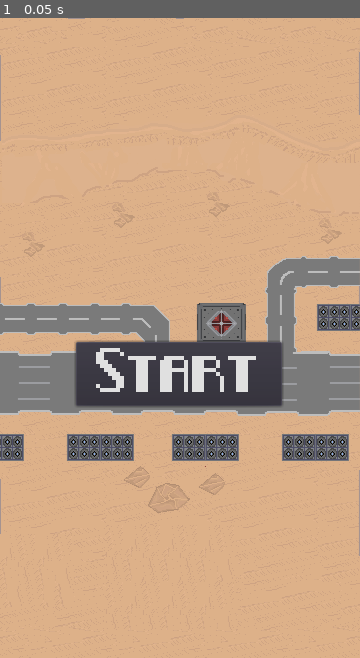
Above: before the commit, frame 1.
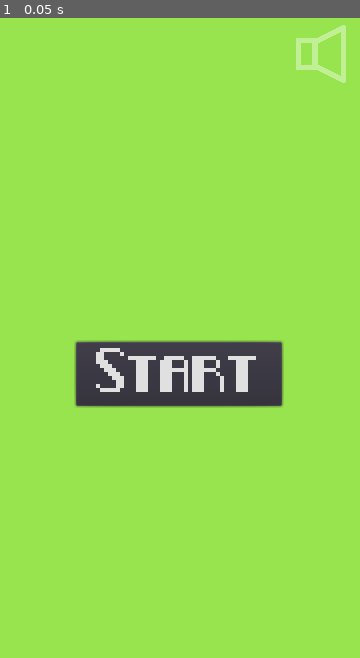
Above: after the commit, the same moment.

Repository: JordonR96/Hyper-Planet
Game: Godot game, scene res://Main.tscn
The game is run twice, just before and just after one commit, with the same random seed, the same clock (stepped at 60 frames per second) and the same inputs. Sound files missing from this copy of the repository are replaced by a short silence.
Inputs:
- Up to frame 1 (0.05 s): no input

The runs differ from the first frame. In frame 1, 94% of the frame differs, in the area x 0-100%, y 0-100%.

Commit message:
sound button, menu, tested general functionality
sound button, menu, tested general functionality

Diff:
--- a/Main.gd
+++ b/Main.gd
@@ -18,6 +18,12 @@
 var score = 0;
 
 var screen_size
+
+
+var sound = true
+var soundOnImagePath = preload('res://Art/BG/sound_icon.png')
+var soundOffImagePath = preload('res://Art/BG/sound_icon_mute.png')
+
 
 var player_speed
 export (int) var bg_tile_count_x = 6
@@ -44,6 +50,9 @@
 signal destroy_all_enemies
 # Called when the node enters the scene tree for the first time.
 func _ready():
+	$Camera2D/HUD/MuteButton.set_button_icon(soundOnImagePath)
+	$Camera2D/HUD/MuteButton.disabled = true
+
 	playing = false
 	$Camera2D.make_current();
 	screen_size = get_viewport_rect().size
@@ -89,17 +98,21 @@
 	player = playerScene.instance()
 	add_child(player)
 
-	$Music.play()
+	$Camera2D/HUD/MuteButton.disabled = false
+	if (sound):
+		$Music.play()
 
 	# should be a function
 	score = 0
 	$Camera2D/HUD/ScoreLabel.text = str(score)
 	$Camera2D/HUD/ScoreLabel.show()
 	$Camera2D/HUD/StartButton.hide()
+	$Camera2D/HUD/MenuSprite.visible = false
 	$Camera2D/HUD/GameOver.hide()
 	$Camera2D/HUD/GameOver.text = ''
 
 	$ScoreTimer.start()
+
 
 	_start_update_timer()
 
@@ -205,7 +218,7 @@
 	$Camera2D/HUD/ScoreLabel.hide()
 	$Camera2D/HUD/GameOver.show()
 	$Camera2D/HUD/GameOver.text = 'Game Over\n Score: ' + str(score)
-
+	$Camera2D/HUD/MuteButton.disabled = true
 	$Music.stop()
 	## TODOD here we play gameover tune
 
@@ -215,6 +228,7 @@
 	#will need to connect that on instantiation, will use queue_free() to dleete
 	## TODO  show whole game over screen
 	$Camera2D/HUD/StartButton.show()
+	$Camera2D/HUD/MenuSprite.visible = true
 	$Camera2D/HUD/StartButton.text = 'Retry'
 	$Camera2D.start(camera_start_position)
 
@@ -237,7 +251,7 @@
 
 
 func _on_Music_finished():
-	if has_node('Player'):
+	if has_node('Player') && sound:
 		$Music.play()
 
 func _start_update_timer():
@@ -250,7 +264,20 @@
 	## TODO need fully testing
 	rand_generate.randomize()
 	y_axis_speed += rand_generate.randi_range(5, 20)
-	$Camera2D/HUD/SpawnManager.update_spawn_settings(1, 5, 5)
+	$Camera2D/HUD/SpawnManager.update_spawn_settings(1, 10, 5)
 	rand_generate.randomize()
 	$SettingsUpdate.set_wait_time(rand_generate.randi_range(20, 40))
 	$SettingsUpdate.start()
+
+
+
+func _on_MuteButton_pressed():
+
+	sound = !sound
+
+	if (sound):
+		$Camera2D/HUD/MuteButton.set_button_icon(soundOnImagePath)
+		$Music.play()
+	elif(!sound):
+		$Camera2D/HUD/MuteButton.set_button_icon(soundOffImagePath)
+		$Music.stop()
--- a/Main.tscn
+++ b/Main.tscn
@@ -7,6 +7,8 @@
 [ext_resource path="res://Font/pixel_noir/Pixel-Noir.ttf" type="DynamicFontData" id=5]
 [ext_resource path="res://Music/MainTheme.wav" type="AudioStream" id=6]
 [ext_resource path="res://Background.tscn" type="PackedScene" id=7]
+[ext_resource path="res://Art/BG/menu.png" type="Texture" id=8]
+[ext_resource path="res://Art/BG/sound_icon.png" type="Texture" id=9]
 
 [sub_resource type="DynamicFont" id=1]
 size = 32
@@ -71,6 +73,22 @@
 "_edit_use_anchors_": false
 }
 
+[node name="MenuSprite" type="Sprite" parent="Camera2D/HUD"]
+position = Vector2( 180, 320 )
+z_index = -6
+texture = ExtResource( 8 )
+
+[node name="MuteButton" type="Button" parent="Camera2D/HUD"]
+margin_left = 283.531
+margin_top = 1.43198
+margin_right = 359.531
+margin_bottom = 71.432
+icon = ExtResource( 9 )
+flat = true
+__meta__ = {
+"_edit_use_anchors_": false
+}
+
 [node name="ScoreTimer" type="Timer" parent="."]
 wait_time = 1.75
 
@@ -84,6 +102,7 @@
 one_shot = true
 [connection signal="spawn" from="Camera2D/HUD/SpawnManager" to="." method="_on_SpawnManager_spawn"]
 [connection signal="pressed" from="Camera2D/HUD/StartButton" to="." method="_start_game"]
+[connection signal="pressed" from="Camera2D/HUD/MuteButton" to="." method="_on_MuteButton_pressed"]
 [connection signal="timeout" from="ScoreTimer" to="." method="_on_ScoreTimer_timeout"]
 [connection signal="finished" from="Music" to="." method="_on_Music_finished"]
 [connection signal="timeout" from="SettingsUpdate" to="." method="_on_SettingsUpdate_timeout"]
--- a/SpawnManager.gd
+++ b/SpawnManager.gd
@@ -105,10 +105,11 @@
 	tripleSpawnChance = 10
 	$Timer.start()
 
+
 func update_spawn_settings(timeDecrease, dualChanceincrease, tripleChanceincrease):
 	$Timer.stop()
-	dualSpawnChance = clamp(dualSpawnChance + dualChanceincrease, 0, 100)
-	tripleSpawnChance =  clamp(tripleSpawnChance + tripleChanceincrease, 0, 100)
+	dualSpawnChance = clamp(dualSpawnChance + dualChanceincrease, 0, 70)
+	tripleSpawnChance =  clamp(tripleSpawnChance + tripleChanceincrease, 0, 70)
 
 	$Timer.set_wait_time(clamp(spawnTimerWaitTime - timeDecrease, 2 , 5))
 	$Timer.start()
Binary file added: Art/BG/menu.aseprite
Binary file added: Art/BG/menu.png
Binary file added: Art/BG/sound_icon.aseprite
Binary file added: Art/BG/sound_icon.png
Binary file added: Art/BG/sound_icon_mute.png
Not shown: 1 places in Main.tscn that only renumber resources
